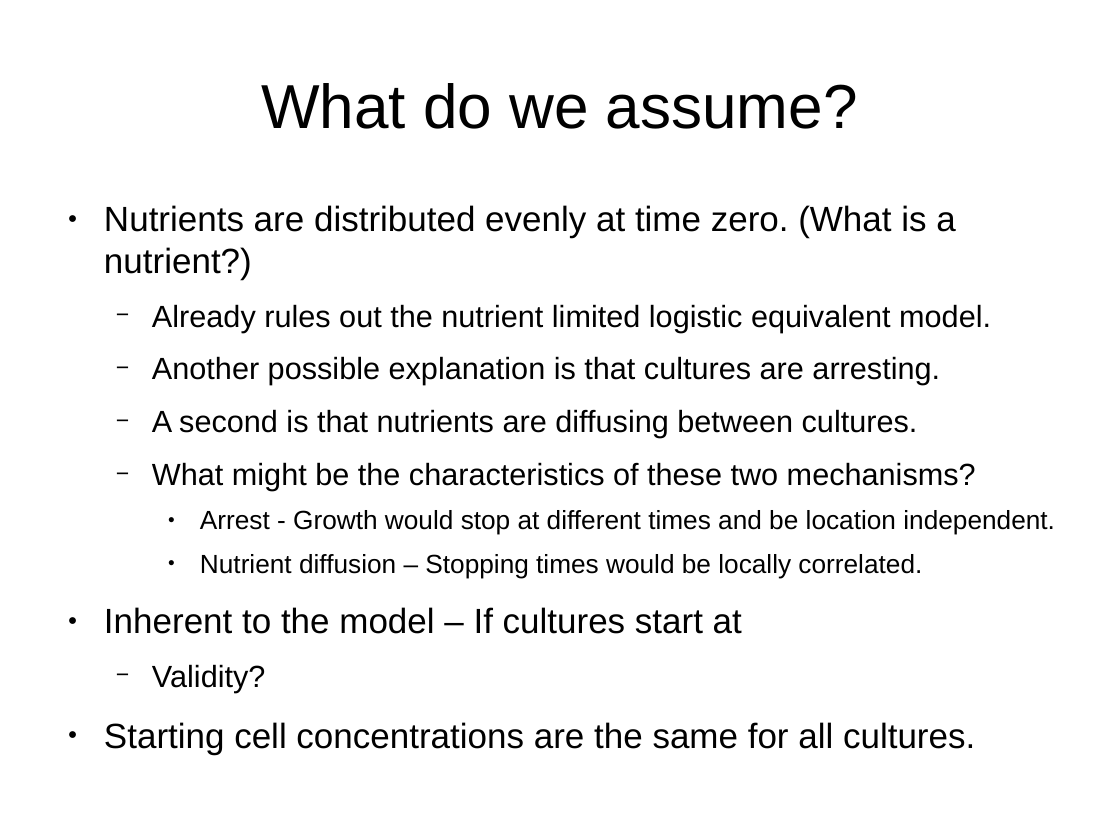
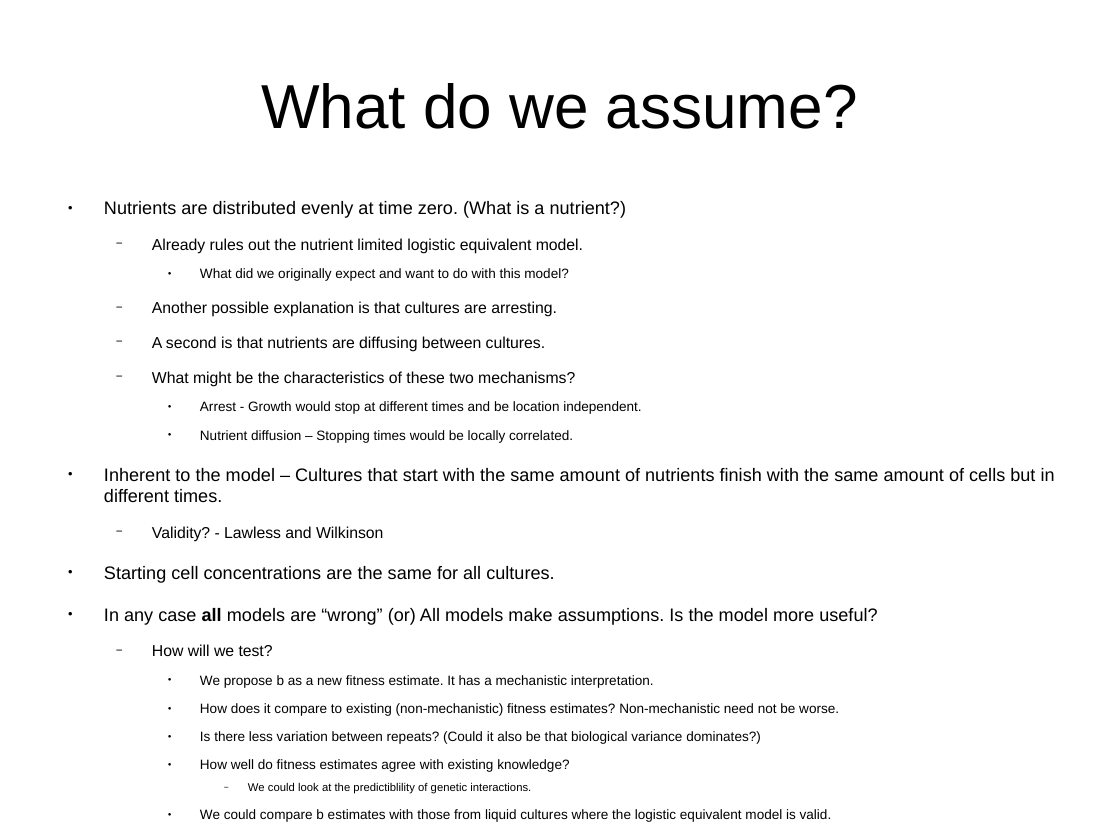
Before and after one commit to lwlss/CANS, a slide deck: slide 2 of docs/lab_meeting_presentation/cans_presentation.odp. Drawn at 1120x840 pixels with LibreOffice and Linux fonts; fonts in the diff are those of the drawing. Boxes give left, top, right and bottom in pixels: in the first picture for what was removed or moved away, otherwise in the second. Text is boxed around its words. In the diff, an @@ line names an element or a change of style, - is before the commit and + after.

Commit message:
Finish outlining assumptions

```diff
--- a/docs/lab_meeting_presentation/cans_presentation.odp
+++ b/docs/lab_meeting_presentation/cans_presentation.odp
@@ text at <box>104,201,641,583</box>: size 24.8 to 12.8 pt in "Nutrients are distributed evenly at time zero. ...", "Starting cell concentrations are the same for ..."; size 21.7 to 11.2 pt in "Already rules out the nutrient limited logistic ...", "Another possible explanation is that cultures are ...", "A second is that nutrients are diffusing ...", "What might be the characteristics of these ..."; size 18.6 to 9.6 pt in "Arrest - Growth would stop at different ...", "Nutrient diffusion – Stopping times would be ..." @@
@@ text at <box>200,268,568,281</box>: paragraph added @@
+    ● What did we originally expect and want to do with this model?
@@ text at <box>104,468,1055,542</box>: text changed; size 24.8 to 12.8 pt @@
-● Inherent to the model – If cultures start at
-  − Validity?
+● Inherent to the model – Cultures that start with the same amount of nutrients finish with the same amount of cells but in different times.
+  − Validity? - Lawless and Wilkinson
@@ text at <box>104,608,877,822</box>: paragraphs added @@
+● In any case all models are “wrong” (or) All models make assumptions. Is the model more useful?
+  − How will we test?
+    ● We propose b as a new fitness estimate. It has a mechanistic interpretation.
+    ● How does it compare to existing (non-mechanistic) fitness estimates? Non-mechanistic need not be worse.
+    ● Is there less variation between repeats? (Could it also be that biological variance dominates?)
+    ● How well do fitness estimates agree with existing knowledge?
+      − We could look at the predictiblility of genetic interactions.
+    ● We could compare b estimates with those from liquid cultures where the logistic equivalent model is valid.
```
